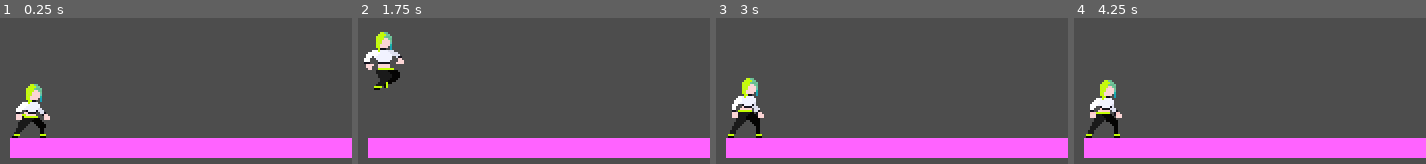
Above: before the commit, frames 1-4 (left to right).
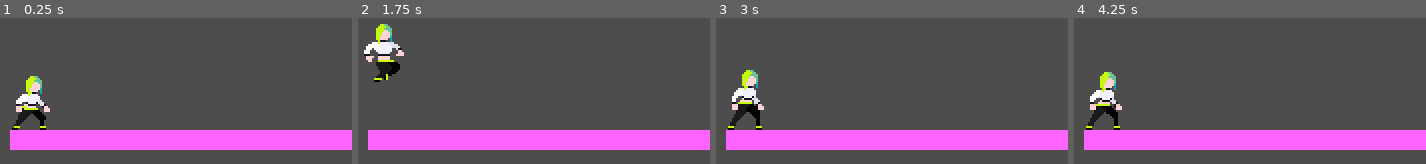
Above: after the commit, the same moments.

Repository: maker-lukas/terra
Game: Godot game, scene res://schenes/world.tscn
The game is run twice, just before and just after one commit, with the same random seed, the same clock (stepped at 60 frames per second) and the same inputs. Sound files missing from this copy of the repository are replaced by a short silence.
Inputs (mouse positions are in pixels of both pictures, inside the frame that each line leads up to):
- Up to frame 1 (0.25 s): no input
- Up to frame 2 (1.75 s): tap Enter at 0.5 s; move the mouse to (530, 79) at 0.52 s; hold Right from 0.53 s (still down); tap Alt at 0.6 s; click (530, 79) at 0.67 s; tap Space (Jump) at 0.77, 1.52 s; move the mouse to (outside the picture) at 1.27 s; tap Shift at 1.35 s
- Up to frame 3 (3 s): move the mouse to (811, 19) at 2.02 s; release Right at 2.03 s; hold Left 2.03-2.78 s; tap Alt at 2.1 s; move the mouse to (outside the picture) at 2.77 s; hold Right from 2.78 s (still down); tap Shift at 2.85 s; click (outside the picture) at 2.92 s
- Up to frame 4 (4.25 s): keep holding Right; tap Space (Jump) at 3.02, 3.77 s; move the mouse to (1299, 152) at 3.52 s; tap Alt at 3.6 s

The runs differ from the first frame. In frame 1, 13% of the frame differs, in the area x 2-100%, y 39-96%; in frame 2, 13%, in the area x 1-100%, y 4-96%; in frame 3, 13%; in frame 4, 13%.

Commit message:
synced footsteps with beat and made animation engine better

Diff:
--- a/player_test.gd
+++ b/player_test.gd
@@ -13,6 +13,7 @@
 @export var jump_height: float = 50.0
 @export_range(0.0, 1.0) var jump_cut_multiplier: float = 0.5
 @export var debug_print_jumps: bool = true
+@export var beats_per_run_cycle: float = 2.0
 
 var speed: float
 var jump_velocity: float
@@ -80,15 +81,20 @@
 	move_and_slide()
 	camera.global_position.x = global_position.x
 
-	if not is_on_floor():
+	animated_sprite.speed_scale = 1.0
+
+	if  not is_on_floor():
 		if animated_sprite.animation != "Jump":
 			animated_sprite.play("Jump")
 	elif absf(velocity.x) > 1.0:
 		if animated_sprite.animation != "Run":
 			animated_sprite.play("Run")
+			_align_run_to_beat()
+		_sync_run_to_tempo()
 	else:
 		if animated_sprite.animation != "Idle":
 			animated_sprite.play("Idle")
+
 
 	if _in_jump:
 		_jump_air_time += delta
@@ -98,3 +104,21 @@
 			if debug_print_jumps:
 				print("Jump: %.2f beats (%.2fs), %.0f px high" % [
 					_jump_air_time / _seconds_per_beat, _jump_air_time, _jump_peak])
+
+func _play(anim: StringName) -> void:
+	if animated_sprite.animation != anim:
+		animated_sprite.play(anim)
+
+func _sync_run_to_tempo() -> void:
+	var frames := animated_sprite.sprite_frames
+	var natural_length := frames.get_frame_count("Run") / frames.get_animation_speed("Run")
+	var wanted_length := beats_per_run_cycle * _seconds_per_beat
+	animated_sprite.speed_scale = natural_length / wanted_length
+
+func _align_run_to_beat() -> void:
+	if not conductor:
+		return
+	var cycle := beats_per_run_cycle * _seconds_per_beat
+	var phase := fposmod(conductor.get_song_position() / cycle, 1.0)
+	var count := animated_sprite.sprite_frames.get_frame_count("Run")
+	animated_sprite.frame = int(phase * count) % count
--- a/player_test.tscn
+++ b/player_test.tscn
@@ -5,9 +5,8 @@
 [ext_resource type="Texture2D" uid="uid://buwkrgbdfnx1x" path="res://assets/idle-Sheet.png" id="3_psp7o"]
 [ext_resource type="Texture2D" uid="uid://c6rpjhp1xswcs" path="res://assets/jump-Sheet.png" id="3_wln50"]
 
-[sub_resource type="CapsuleShape2D" id="CapsuleShape2D_mnirw"]
-radius = 4.0
-height = 24.0
+[sub_resource type="RectangleShape2D" id="RectangleShape2D_psp7o"]
+size = Vector2(10, 26)
 
 [sub_resource type="AtlasTexture" id="AtlasTexture_4x0g2"]
 atlas = ExtResource("3_psp7o")
@@ -73,40 +72,45 @@
 atlas = ExtResource("3_wln50")
 region = Rect2(240, 0, 48, 48)
 
+[sub_resource type="AtlasTexture" id="AtlasTexture_psp7o"]
+atlas = ExtResource("2_mnirw")
+region = Rect2(0, 0, 48, 48)
+
 [sub_resource type="AtlasTexture" id="AtlasTexture_wln50"]
 atlas = ExtResource("2_mnirw")
-region = Rect2(0, 0, 48, 48)
+region = Rect2(48, 0, 48, 48)
 
 [sub_resource type="AtlasTexture" id="AtlasTexture_t3an5"]
 atlas = ExtResource("2_mnirw")
-region = Rect2(48, 0, 48, 48)
+region = Rect2(96, 0, 48, 48)
 
 [sub_resource type="AtlasTexture" id="AtlasTexture_cjnd1"]
 atlas = ExtResource("2_mnirw")
-region = Rect2(96, 0, 48, 48)
+region = Rect2(144, 0, 48, 48)
 
 [sub_resource type="AtlasTexture" id="AtlasTexture_jq02k"]
 atlas = ExtResource("2_mnirw")
-region = Rect2(144, 0, 48, 48)
+region = Rect2(192, 0, 48, 48)
 
 [sub_resource type="AtlasTexture" id="AtlasTexture_wcxex"]
 atlas = ExtResource("2_mnirw")
-region = Rect2(192, 0, 48, 48)
+region = Rect2(240, 0, 48, 48)
 
 [sub_resource type="AtlasTexture" id="AtlasTexture_qisfs"]
 atlas = ExtResource("2_mnirw")
-region = Rect2(240, 0, 48, 48)
+region = Rect2(288, 0, 48, 48)
 
 [sub_resource type="AtlasTexture" id="AtlasTexture_28p6p"]
-atlas = ExtResource("2_mnirw")
-region = Rect2(288, 0, 48, 48)
-
-[sub_resource type="AtlasTexture" id="AtlasTexture_ubtck"]
 atlas = ExtResource("2_mnirw")
 region = Rect2(336, 0, 48, 48)
 
 [sub_resource type="SpriteFrames" id="SpriteFrames_poog2"]
 animations = [{
+"frames": [],
+"loop": 1,
+"name": &"Fall",
+"speed": 5.0
+}, {
 "frames": [{
 "duration": 1.0,
 "texture": SubResource("AtlasTexture_4x0g2")
@@ -161,12 +165,15 @@
 "duration": 1.0,
 "texture": SubResource("AtlasTexture_6kx0x")
 }],
-"loop": 1,
+"loop": 0,
 "name": &"Jump",
-"speed": 11.0
+"speed": 12.0
 }, {
 "frames": [{
 "duration": 1.0,
+"texture": SubResource("AtlasTexture_psp7o")
+}, {
+"duration": 1.0,
 "texture": SubResource("AtlasTexture_wln50")
 }, {
 "duration": 1.0,
@@ -186,13 +193,10 @@
 }, {
 "duration": 1.0,
 "texture": SubResource("AtlasTexture_28p6p")
-}, {
-"duration": 1.0,
-"texture": SubResource("AtlasTexture_ubtck")
 }],
 "loop": 1,
 "name": &"Run",
-"speed": 8.0
+"speed": 12.0
 }]
 
 [node name="Player" type="CharacterBody2D" unique_id=1536243958]
@@ -201,13 +205,15 @@
 jump_height = 40.0
 
 [node name="CollisionShape2D" type="CollisionShape2D" parent="." unique_id=734183914]
-position = Vector2(0, 4)
-shape = SubResource("CapsuleShape2D_mnirw")
+position = Vector2(-1, 3)
+shape = SubResource("RectangleShape2D_psp7o")
 
 [node name="AnimatedSprite2D" type="AnimatedSprite2D" parent="." unique_id=909458821]
 sprite_frames = SubResource("SpriteFrames_poog2")
 animation = &"Run"
 autoplay = "Idle"
+frame = 3
+frame_progress = 0.42875737
 
 [node name="Camera2D" type="Camera2D" parent="." unique_id=1322484511]
 
--- a/project.godot
+++ b/project.godot
@@ -14,7 +14,6 @@
 run/main_scene="uid://baterbkbjsocg"
 config/features=PackedStringArray("4.7", "Forward Plus")
 run/max_fps=60
-config/icon="res://icon.svg"
 
 [display]
 
--- a/schenes/world.tscn
+++ b/schenes/world.tscn
@@ -22,7 +22,7 @@
 color = Color(1, 0.3882353, 1, 1)
 
 [node name="Player" parent="." unique_id=1536243958 node_paths=PackedStringArray("conductor") instance=ExtResource("1_f3sb7")]
-position = Vector2(-4989, -25)
+position = Vector2(-4989, -21)
 conductor = NodePath("../Conductor")
 
 [node name="Conductor" type="AudioStreamPlayer" parent="." unique_id=336584911]
